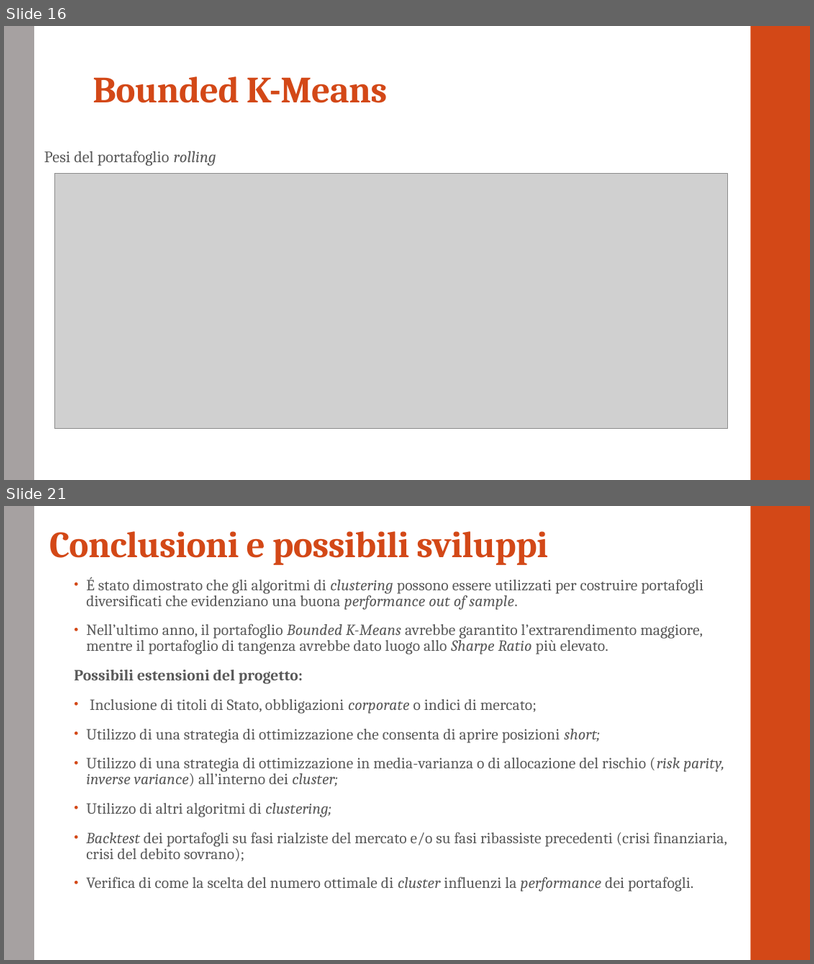
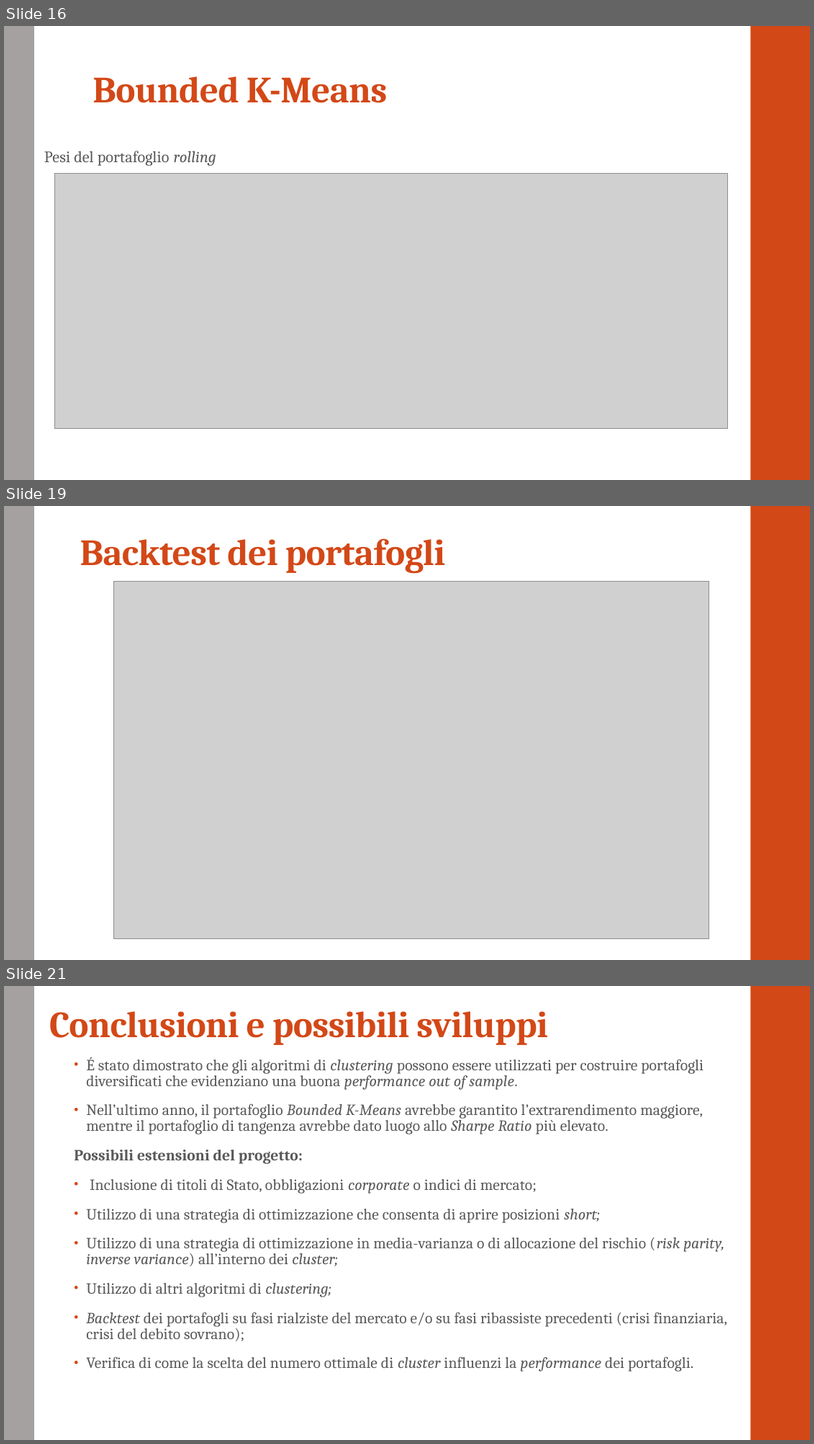
Before and after one commit to GiadaV/PROGETTO-PYTHON, a slide deck: presentazione.pptx. Shown one above the other, each under a label of ours: slides 16 and 21 before the commit, slides 16, 19 and 21 after it; the slides between them are not shown. The pictures are 814x964 and 814x1444 pixels, drawn with LibreOffice and Linux fonts; fonts in the diff are those of the drawing; grey boxes stand for pictures. Boxes give left, top, right and bottom in pixels: in the first picture for what was removed or moved away, otherwise in the second. Text is boxed around its words. In the diff, an @@ line names an element or a change of style, - is before the commit and + after.

```diff
--- a/presentazione.pptx
+++ b/presentazione.pptx
@@ slide 19 added at <box>4,506,810,960</box>, background #FFFFFF; not listed: 2 template elements that a slide beside it also shows @@
@@ title added at <box>80,538,445,574</box>, 44 pt, text #D34817, bold @@
+Backtest dei portafogli
@@ picture added at <box>114,581,710,939</box> @@
```
Also in this commit, not shown: 4 slides changed, 3 other slides added, 4 slides removed.
